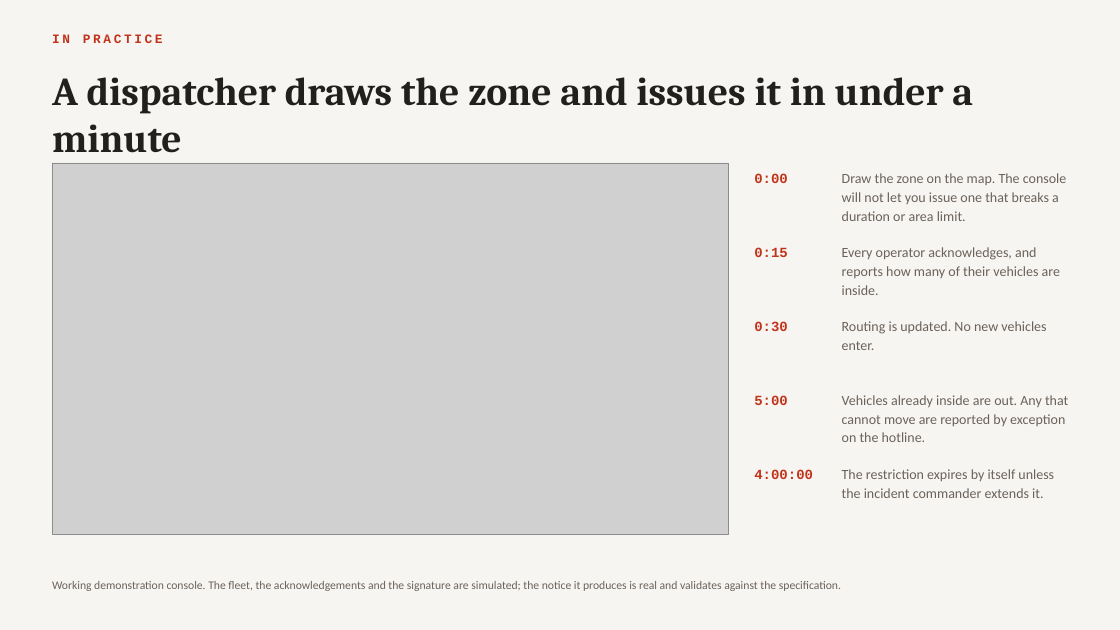
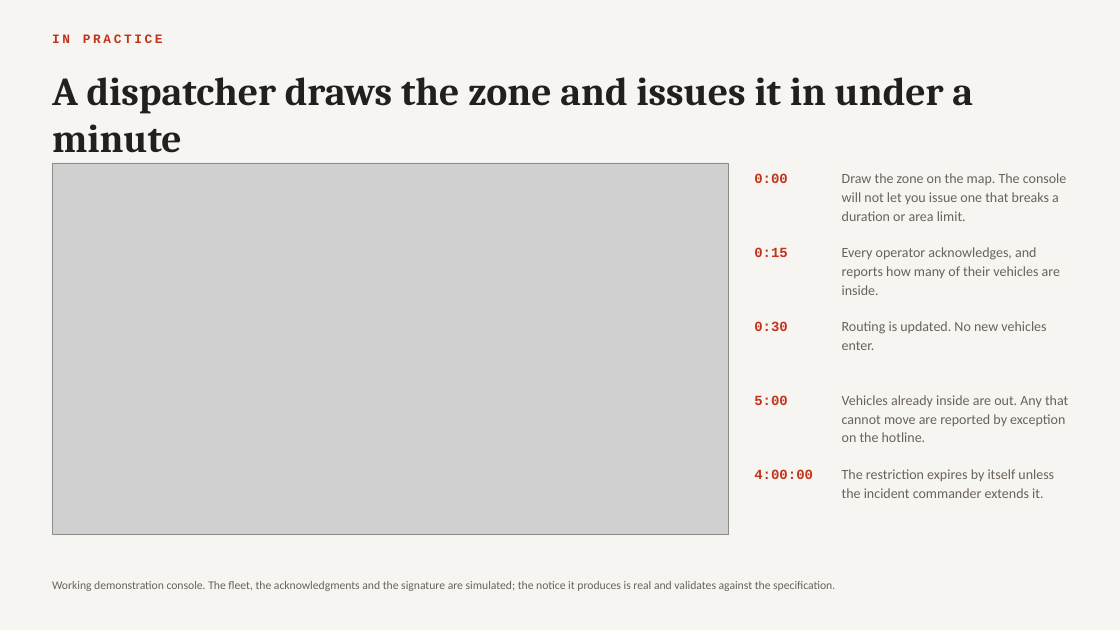
Before and after one commit to The-Center-for-Auto-Safety/Geo-Fence-Notification, a slide deck: slide 8 of brief/GFN-first-responder-briefing.pptx. Drawn at 1120x630 pixels with LibreOffice and Linux fonts; fonts in the diff are those of the drawing; grey boxes stand for pictures. Boxes give left, top, right and bottom in pixels: in the first picture for what was removed or moved away, otherwise in the second. Text is boxed around its words. In the diff, an @@ line names an element or a change of style, - is before the commit and + after.

```diff
--- a/brief/GFN-first-responder-briefing.pptx
+++ b/brief/GFN-first-responder-briefing.pptx
@@ text at bbox=[52, 581, 835, 591]: text changed @@
-Working demonstration console. The fleet, the acknowledgements and the signature are simulated; the notice it produces is real and validates against the specification.
+Working demonstration console. The fleet, the acknowledgments and the signature are simulated; the notice it produces is real and validates against the specification.
```
Also in this commit, not shown: 1 other slide changed, 17 other files.
